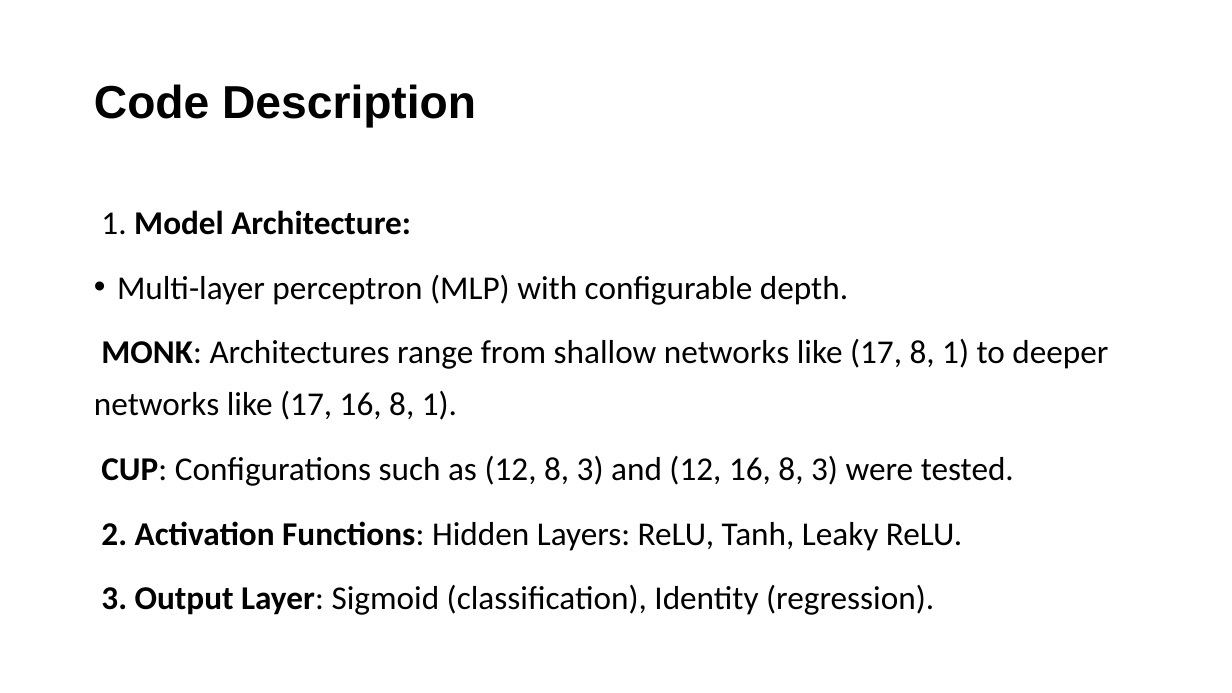
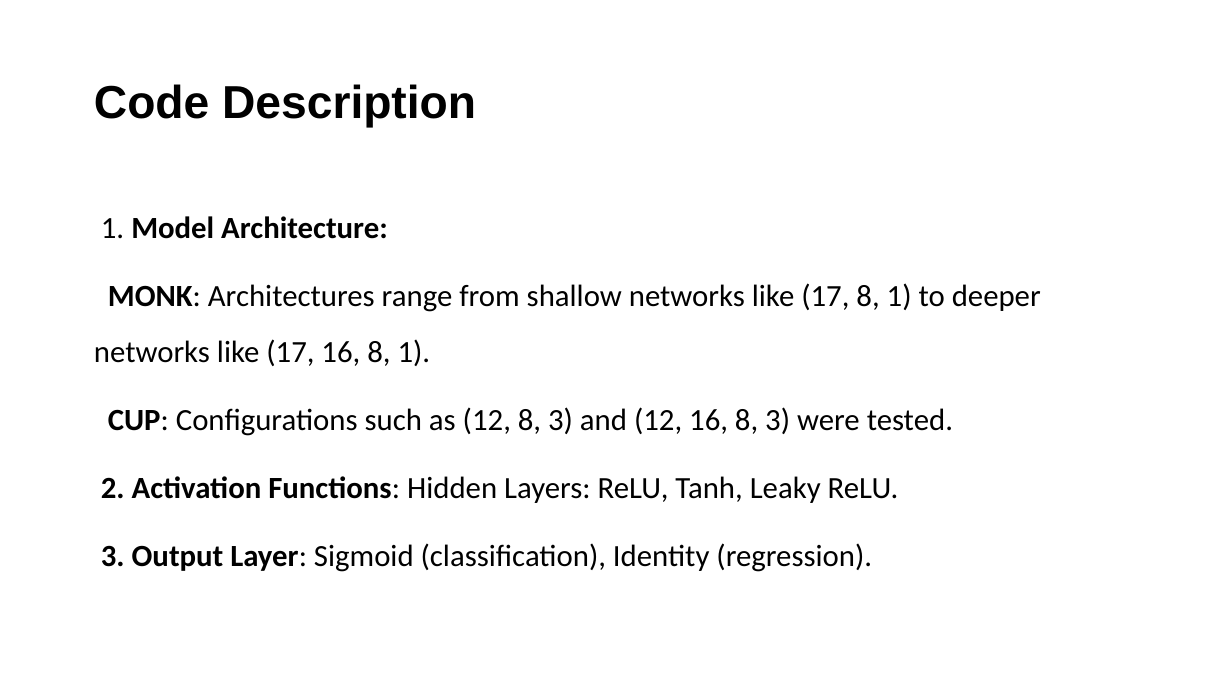
Before and after one commit to Tsion-Ketema/Machine_learning_project_2024, a slide deck: slide 3 of report_slide.pptx. Drawn at 1232x693 pixels with LibreOffice and Linux fonts; fonts in the diff are those of the drawing. Boxes give left, top, right and bottom in pixels: in the first picture for what was removed or moved away, otherwise in the second. Text is boxed around its words. In the diff, an @@ line names an element or a change of style, - is before the commit and + after.

```diff
--- a/report_slide.pptx
+++ b/report_slide.pptx
@@ text "1. Model Architecture:" at (x1=94, y1=216, x2=1041, y2=572): size 25.9 to 24 pt; line spacing 1.3 to 1.5 @@
@@ text at (x1=117, y1=275, x2=848, y2=305): paragraph removed @@
-• Multi-layer perceptron (MLP) with configurable depth.
```
Also in this commit, not shown: 11 other slides changed, 49 other files.
